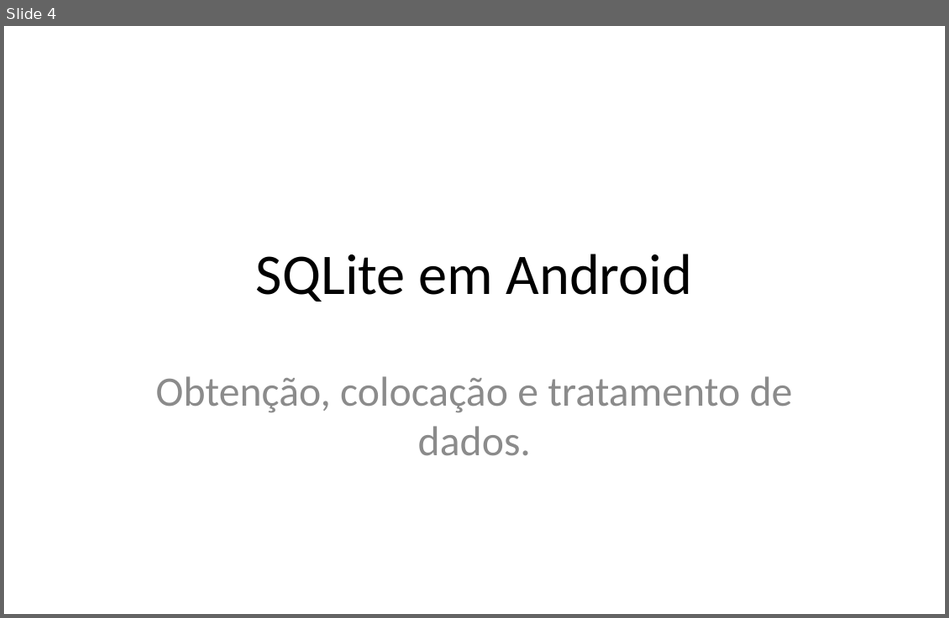
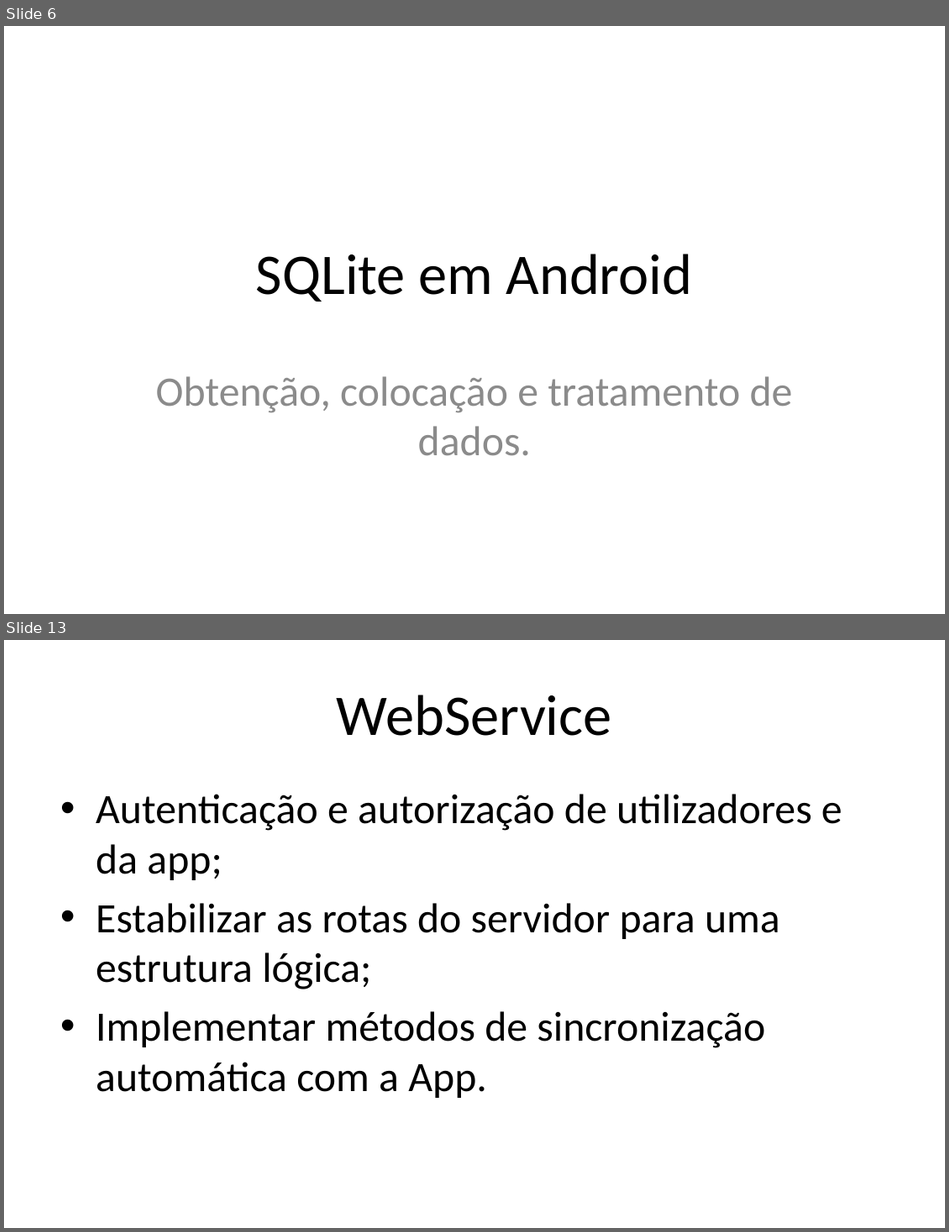
Before and after one commit to iptomar/letrinhas_si, a slide deck: Apresentacoes/v02.pptx. Shown one above the other, each under a label of ours: slide 4 before the commit, slides 6 and 13 after it; the slides between them are not shown. The pictures are 949x618 and 949x1232 pixels, drawn with LibreOffice and Linux fonts; fonts in the diff are those of the drawing; background and template pictures are left out. Boxes give left, top, right and bottom in pixels: in the first picture for what was removed or moved away, otherwise in the second. Text is boxed around its words. In the diff, an @@ line names an element or a change of style, - is before the commit and + after.

```diff
--- a/Apresentacoes/v02.pptx
+++ b/Apresentacoes/v02.pptx
@@ slide 13 added at [4, 640, 945, 1228], background #FFFFFF @@
@@ title added at [337, 695, 612, 736], 44 pt, text #000000 @@
+WebService
@@ text added at [96, 794, 842, 1098], 32 pt, text #000000 @@
+• Autenticação e autorização de utilizadores e da app;
+• Estabilizar as rotas do servidor para uma estrutura lógica;
+• Implementar métodos de sincronização automática com a App.
@@ what was slide 4 is now slide 6 @@
```
Also in this commit, not shown: 2 slides changed, 10 other slides added.
